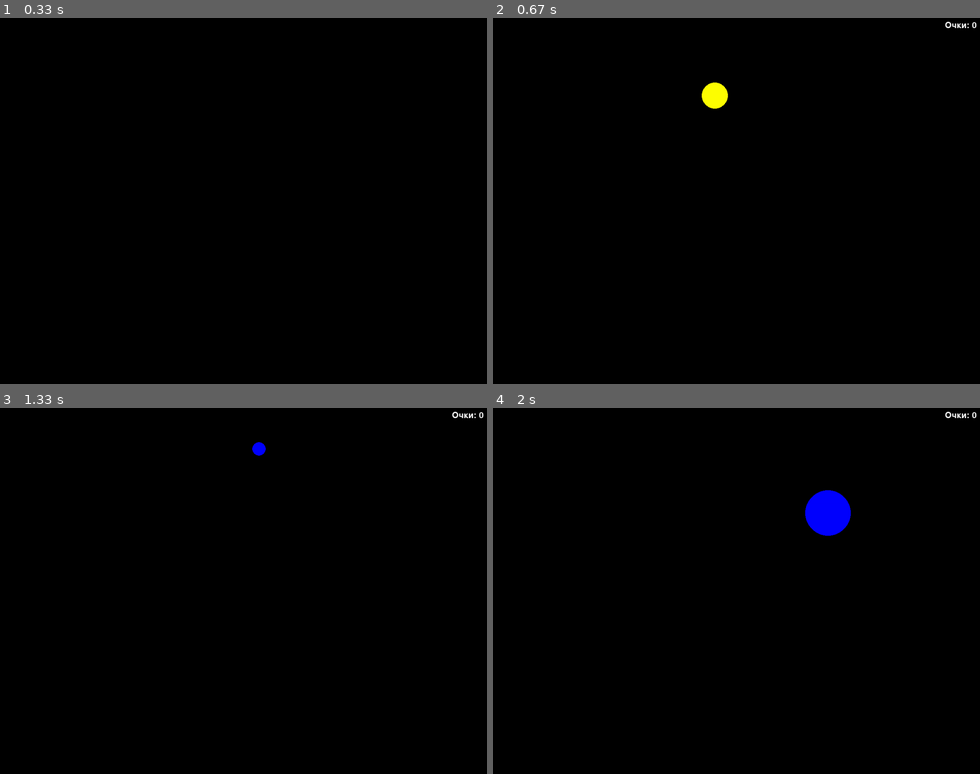
Above: before the commit, frames 1-4 (two rows, left to right).
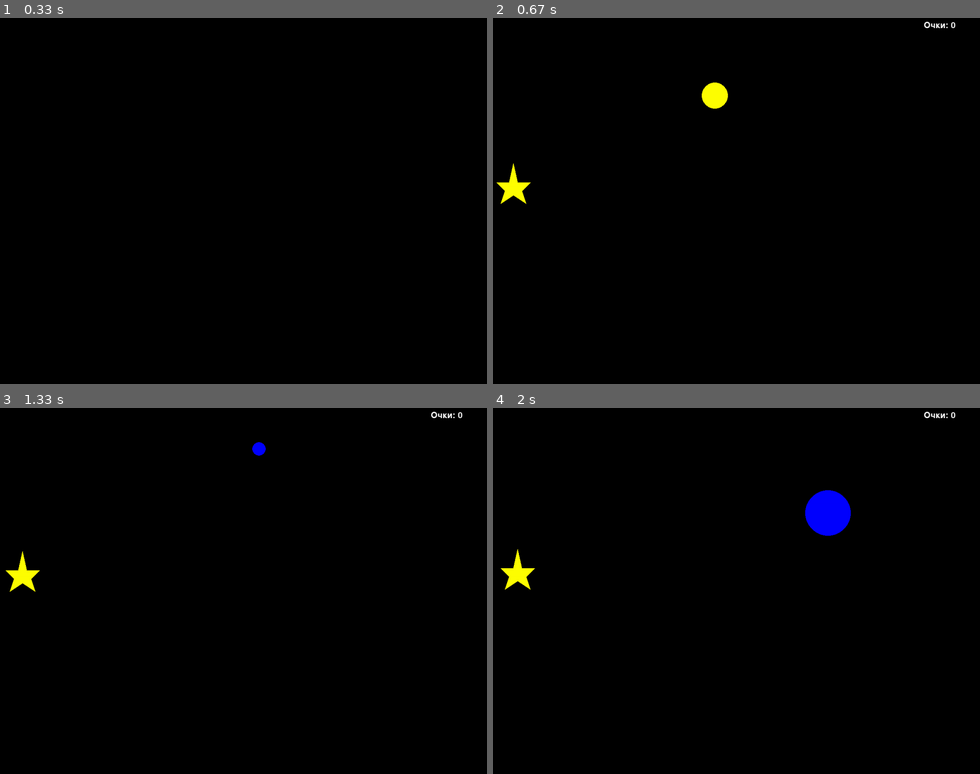
Above: after the commit, the same moments.

Repository: Lesnik201/pygame_tests
Game: pygame game, started from Игра_шарики.py
Same seed, same stepped clock (60 frames per second), same inputs: the game is played once before the commit and once after it.
Inputs (mouse positions are in pixels of both pictures, inside the frame that each line leads up to):
- Up to frame 1 (0.33 s): no input
- Up to frame 2 (0.67 s): click (726, 193) at 0.38 s
- Up to frame 3 (1.33 s): no input
- Up to frame 4 (2 s): no input

Frame 1 is identical in both runs. In frame 2, 0.4% of the frame differs, in the area x 0-100%, y 0-51%; in frame 3, 0.4%, in the area x 1-100%, y 0-51%; in frame 4, 0.4%.

Commit message:
Счетчик очков. Отображение полученных очков над шариком. Звезда.

Diff:
--- a/Игра_шарики.py
+++ b/Игра_шарики.py
@@ -17,37 +17,56 @@
 BLACK = (0, 0, 0)
 COLORS = [RED, BLUE, YELLOW, GREEN, MAGENTA, CYAN]
 
-x, y, r = 0, 0, 0
+ball_x, ball_y, ball_r = 0, 0, 0
 score = 0
+star_coords = [randint(0, 900), randint(100, 800)]
+diff_star_x = 5
+diff_star_y = -5
 
 
 def new_ball():
     """Рисует новый шарик """
-    global x, y, r
-    x = randint(100, 1100)
-    y = randint(100, 900)
-    r = randint(10, 100)
+    global ball_x, ball_y, ball_r
+    ball_x = randint(100, 1100)
+    ball_y = randint(100, 900)
+    ball_r = randint(10, 100)
     color = COLORS[randint(0, 5)]
-    circle(screen, color, (x, y), r)
+    circle(screen, color, (ball_x, ball_y), ball_r)
 
 
 def click(event):
     """Получение координат клика мышкой.
     Проверка попадания внутрь круга.
-    Возвращает True или False"""
+    """
     global score
-    mouth_x, mouth_y = event.pos
-    leng = math.sqrt((mouth_x - x) ** 2 + (mouth_y - y) ** 2)
-    if leng <= r:
-        score += 10
+    mouse_x, mouse_y = event.pos
+    leng = math.sqrt((mouse_x - ball_x) ** 2 + (mouse_y - ball_y) ** 2)
+    score_choice = 0
+    if leng <= ball_r:
+        if ball_r <= 50:
+            score_choice = 30
+        else:
+            score_choice = 10
+        print_score(score_choice, center=(ball_x, ball_y-ball_r), ball=True, font_size=40)
+    score += score_choice
 
 
-def print_score(num_score):
+def print_score(num_score, center=(1100, 50), ball=False, font_size=30):
     """Отображение количества очков"""
-    font = pygame.font.Font(None, 30)
-    text = font.render(f'Очки: {num_score}', True, (255, 255, 255))
-    place = text.get_rect(center=(1150, 50))
+    string = f'Очки: {num_score}'
+    if ball:
+        string = f'+{num_score}'
+    font = pygame.font.Font(None, font_size)
+    text = font.render(string, True, (255, 255, 255))
+    place = text.get_rect(center=center)
     screen.blit(text, place)
+
+
+def star(star_x, star_y):
+    polygon(screen, 'yellow', ((star_x + 10, star_y), (star_x + 20, star_y - 30), (star_x, star_y - 50),
+                               (star_x + 30, star_y - 50), (star_x + 40, star_y - 95), (star_x + 50, star_y - 50),
+                               (star_x + 80, star_y - 50), (star_x + 60, star_y - 30), (star_x + 70, star_y),
+                               (star_x + 40, star_y - 20)))
 
 
 pygame.display.update()
@@ -56,11 +75,20 @@
 
 while not finished:
     clock.tick(FPS)
+
     for event in pygame.event.get():
         if event.type == pygame.QUIT:
             finished = True
         elif event.type == pygame.MOUSEBUTTONDOWN:
             click(event)
+
+    if 1120 <= star_coords[0] or star_coords[0] <= 0:
+        diff_star_x = 0 - diff_star_x
+    if 900 <= star_coords[1] or star_coords[1] <= 95:
+        diff_star_y = 0 - diff_star_y
+    star_coords[0] += diff_star_x
+    star_coords[1] += diff_star_y
+    star(star_coords[0], star_coords[1])
 
     new_ball()
     print_score(str(score))
